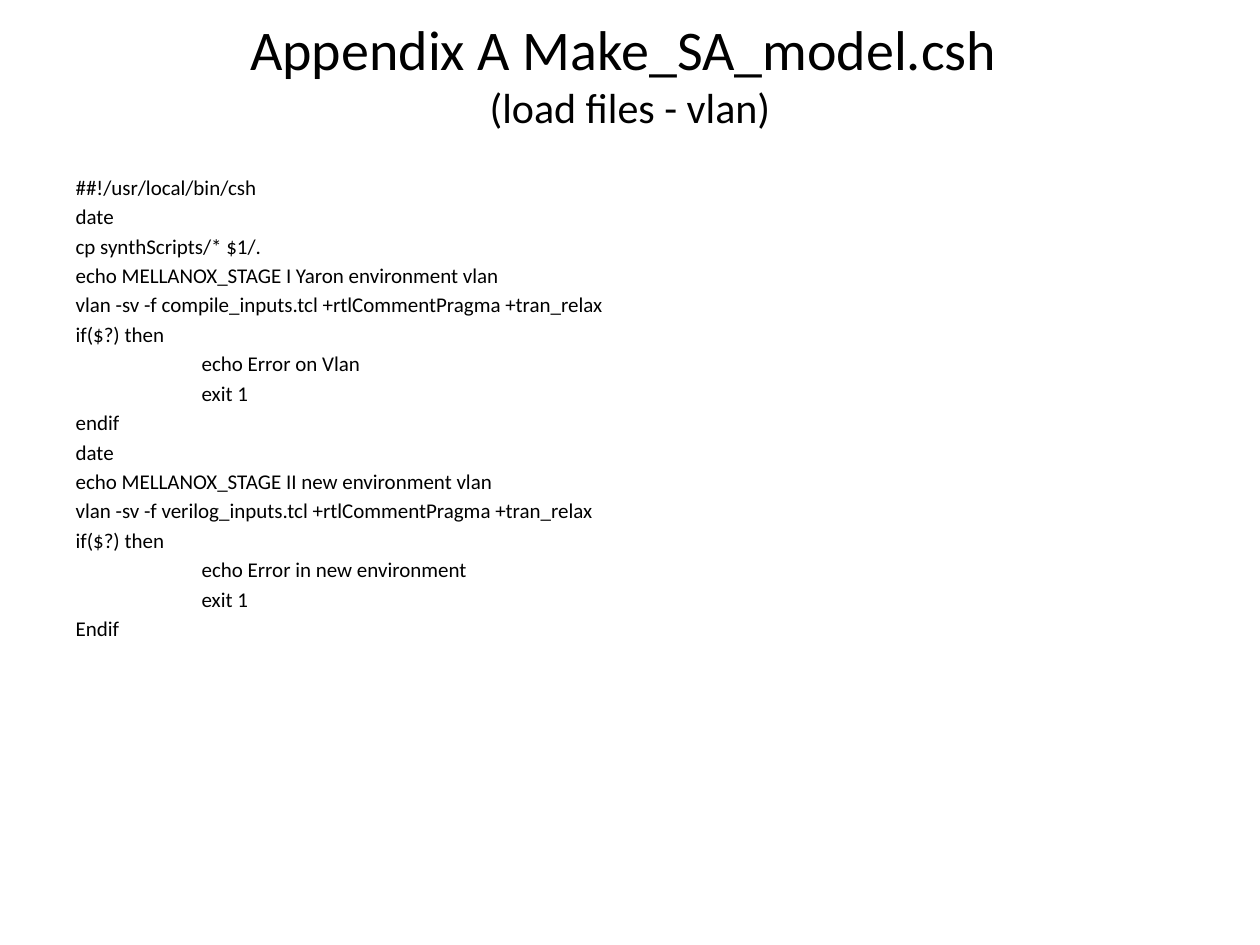
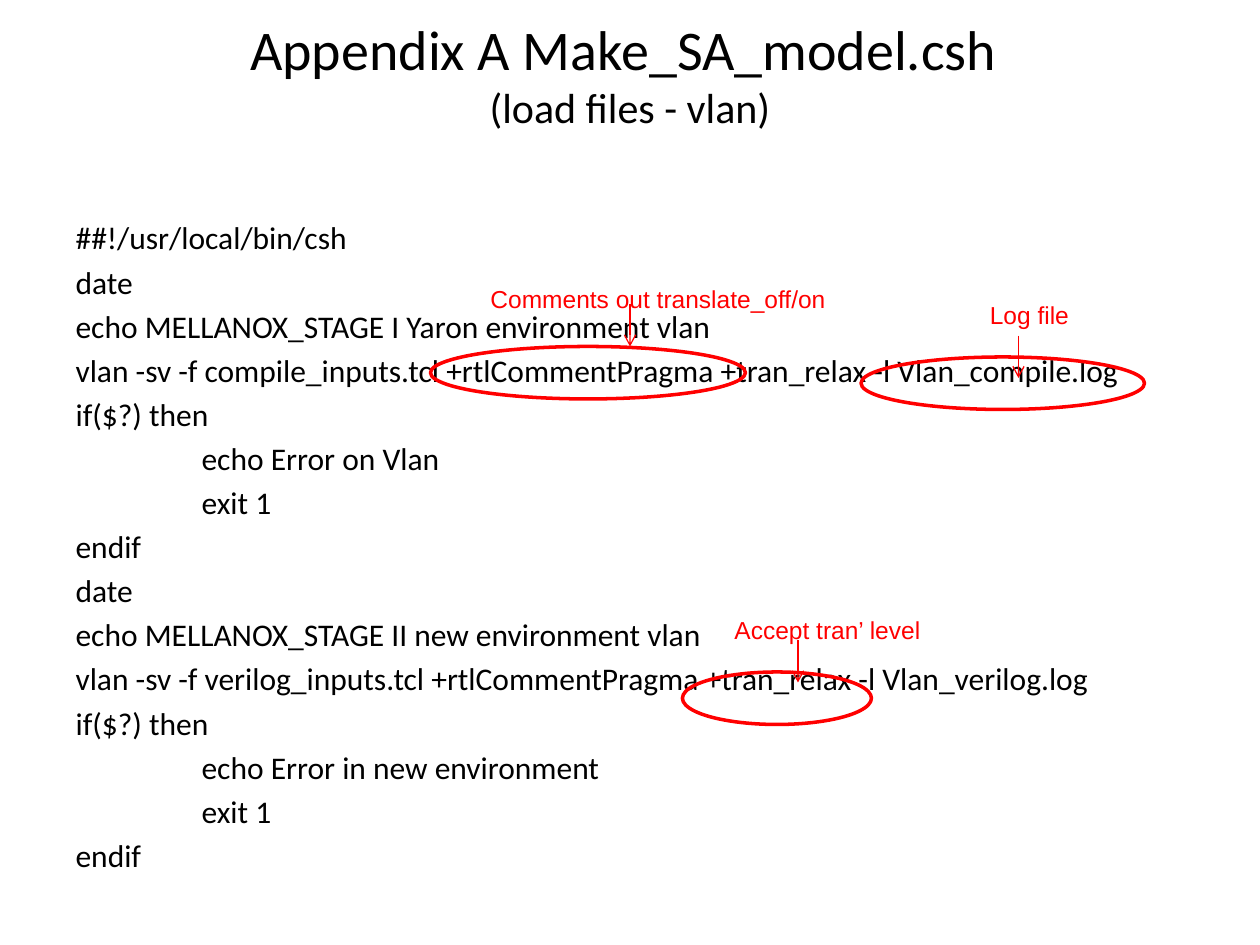
Before and after one commit to zahike/Palladium, a slide deck: slide 20 of Simulation Acceleration tutoria.pptx (slide 18 before the commit). Drawn at 1260x945 pixels with LibreOffice and Linux fonts; fonts in the diff are those of the drawing. Boxes give left, top, right and bottom in pixels: in the first picture for what was removed or moved away, otherwise in the second. Text is boxed around its words. In the diff, an @@ line names an element or a change of style, - is before the commit and + after.

Commit message:
add script dir and remark for scripts

```diff
--- a/Simulation Acceleration tutoria.pptx
+++ b/Simulation Acceleration tutoria.pptx
@@ text at (x1=76, y1=239, x2=261, y2=258): paragraph removed @@
-cp synthScripts/* $1/.
@@ text at (x1=76, y1=227, x2=710, y2=824): size 12 to 18 pt in "##!/usr/local/bin/csh", "date", "echo MELLANOX_STAGE I Yaron environment vlan", "if($?) then" and 8 more places; more space between paragraphs @@
@@ text added at (x1=490, y1=290, x2=826, y2=313), 14 pt, text #FF0000 @@
+Comments out translate_off/on
@@ arrow added from (630, 304) to (630, 346), #FF0000 0.75 pt @@
@@ text added at (x1=990, y1=306, x2=1069, y2=329), 14 pt, text #FF0000 @@
+Log file
@@ text at (x1=76, y1=355, x2=1117, y2=389): text changed; size 12 to 18 pt @@
-vlan -sv -f compile_inputs.tcl +rtlCommentPragma +tran_relax
+vlan -sv -f compile_inputs.tcl +rtlCommentPragma +tran_relax -l Vlan_compile.log
@@ ellipse added at (x1=431, y1=346, x2=746, y2=399), outline #FF0000 2 pt @@
@@ ellipse added at (x1=861, y1=357, x2=1144, y2=410), outline #FF0000 2 pt @@
@@ arrow added from (1018, 335) to (1018, 378), #FF0000 0.75 pt @@
@@ text added at (x1=734, y1=621, x2=920, y2=645), 14 pt, text #FF0000 @@
+Accept tran’ level
@@ arrow added from (798, 640) to (798, 683), #FF0000 0.75 pt @@
@@ text at (x1=76, y1=664, x2=1087, y2=698): text changed; size 12 to 18 pt @@
-vlan -sv -f verilog_inputs.tcl +rtlCommentPragma +tran_relax
+vlan -sv -f verilog_inputs.tcl +rtlCommentPragma +tran_relax -l Vlan_verilog.log
@@ ellipse added at (x1=683, y1=672, x2=872, y2=724), outline #FF0000 2 pt @@
@@ text at (x1=76, y1=845, x2=141, y2=868): text changed; size 12 to 18 pt @@
-Endif
+endif
```
Also in this commit, not shown: 6 other slides changed, 2 slides added, 1 other file.
